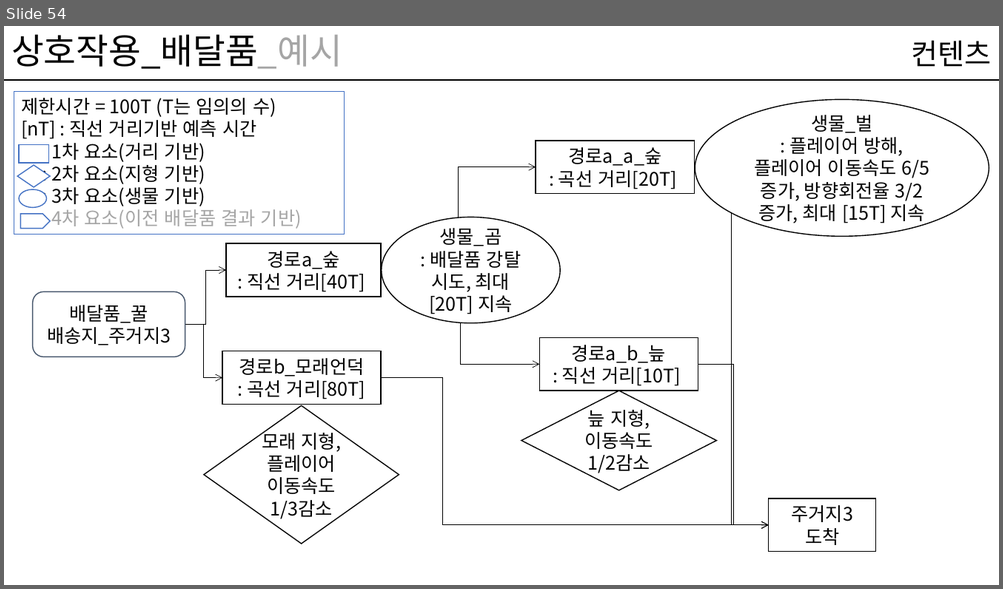
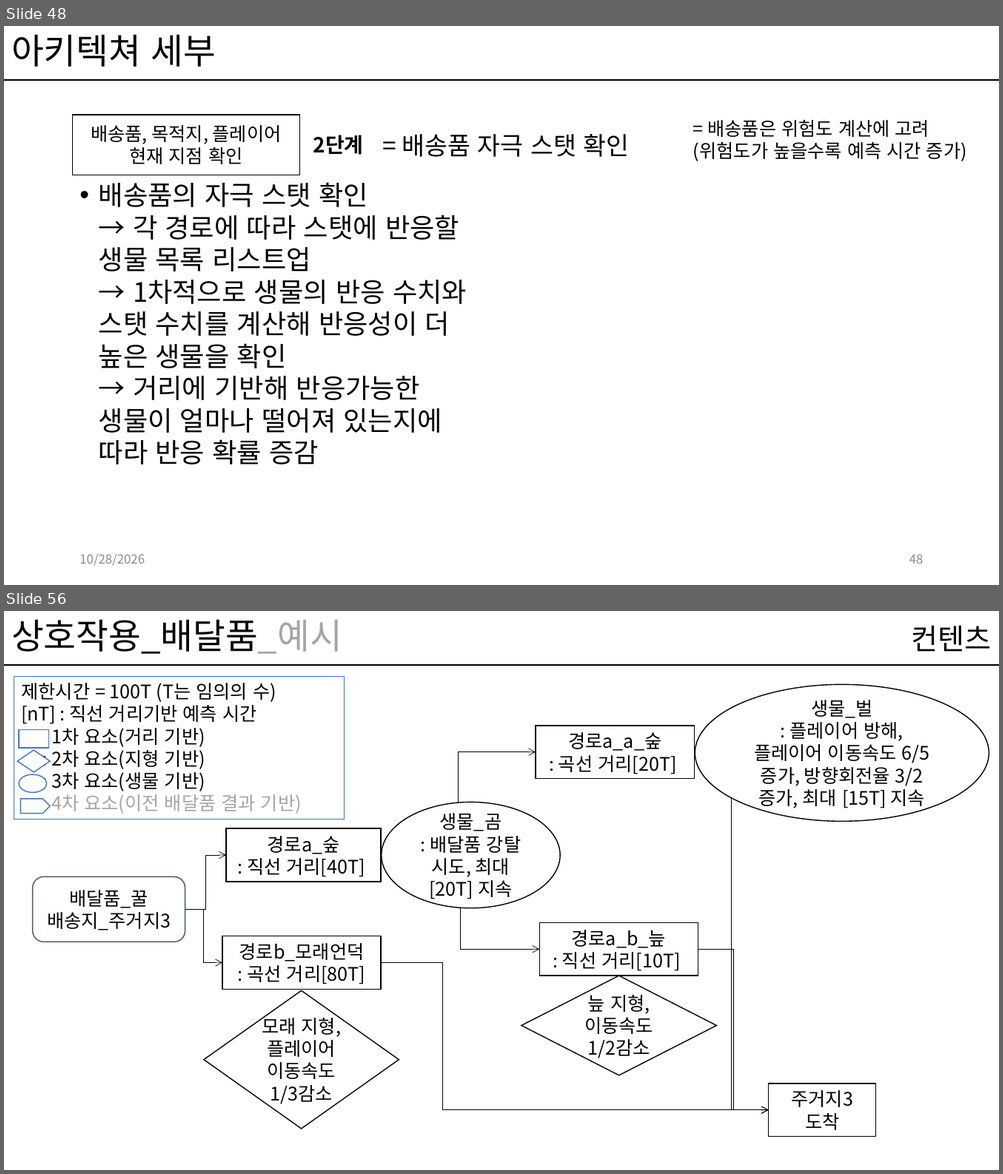
Before and after one commit to kwakyerin/2026_Graduation_Project, a slide deck: documents/HyunahKwon/design/designing/for_teammates/배트와 달트_기획.pptx. Shown one above the other, each under a label of ours: slide 54 before the commit, slides 48 and 56 after it; the slides between them are not shown. The pictures are 1003x589 and 1003x1174 pixels, drawn with LibreOffice and Linux fonts; fonts in the diff are those of the drawing. Boxes give left, top, right and bottom in pixels: in the first picture for what was removed or moved away, otherwise in the second. Text is boxed around its words. In the diff, an @@ line names an element or a change of style, - is before the commit and + after.

Commit message:
아키텍쳐 지형 고려 단계 기획 및 정리 완료
전체 기획서에 해당 내용 위치함

```diff
--- a/documents/HyunahKwon/design/designing/for_teammates/배트와 달트_기획.pptx
+++ b/documents/HyunahKwon/design/designing/for_teammates/배트와 달트_기획.pptx
@@ slide 48 added at [4, 26, 999, 585], background #FFFFFF; not listed: 1 template element that a slide beside it also shows @@
@@ title added at [11, 34, 216, 67], 34 pt, text #000000 @@
+아키텍쳐 세부
@@ rectangle added at [73, 115, 299, 175], fill #FFFFFF, outline #000000 1 pt, 18 pt, text #000000 @@
+배송품, 목적지, 플레이어 현재 지점 확인
@@ text added at [313, 135, 364, 155], 20 pt, text #000000, bold @@
+2단계
@@ text added at [402, 134, 629, 157], 24 pt, text #000000 @@
+= 배송품 자극 스탯 확인
@@ text added at [693, 120, 967, 161], 18 pt, text #000000 @@
+= 배송품은 위험도 계산에 고려
+(위험도가 높을수록 예측 시간 증가)
@@ text added at [99, 182, 466, 465], 25.9 pt, text #000000 @@
+• 배송품의 자극 스탯 확인
+  → 각 경로에 따라 스탯에 반응할 생물 목록 리스트업
+  → 1차적으로 생물의 반응 수치와 스탯 수치를 계산해 반응성이 더 높은 생물을 확인
+  → 거리에 기반해 반응가능한 생물이 얼마나 떨어져 있는지에 따라 반응 확률 증감
@@ text added at [79, 554, 145, 566], 12 pt, text #8C8C8C @@
+10/28/2026
@@ page number added at [909, 554, 923, 564], 12 pt, text #8C8C8C @@
+48
@@ what was slide 54 is now slide 56 @@
```
Also in this commit, not shown: 71 slides changed, 2 other slides added, 1 other file.
